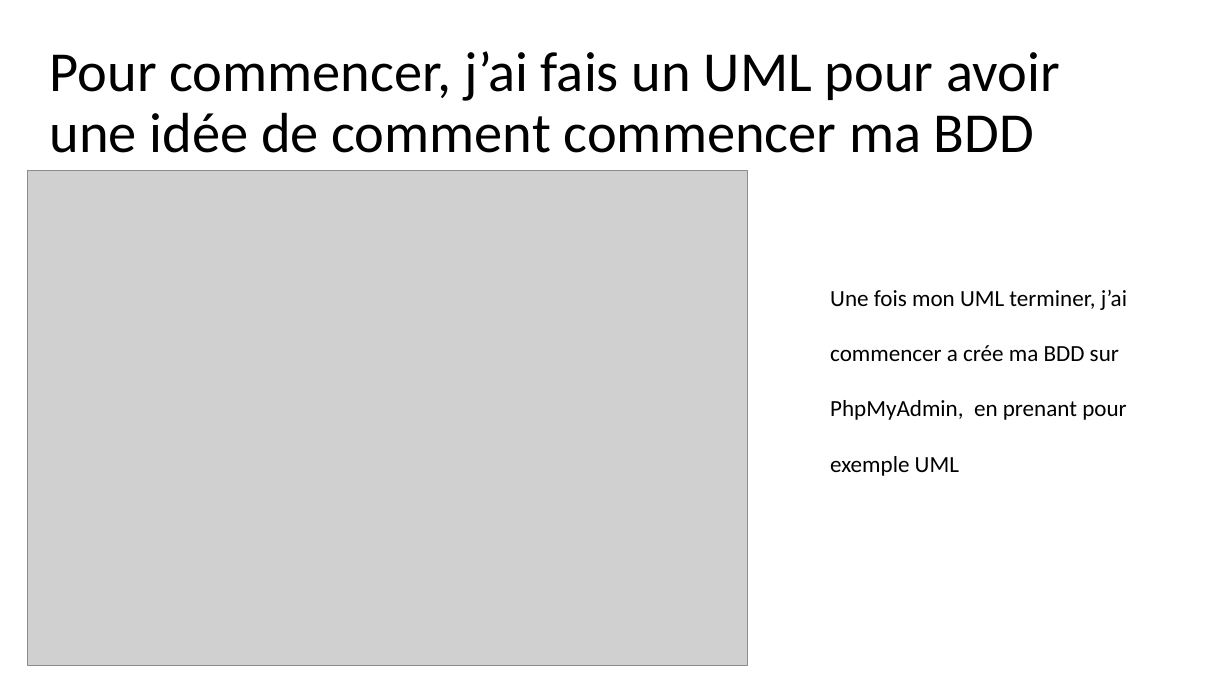
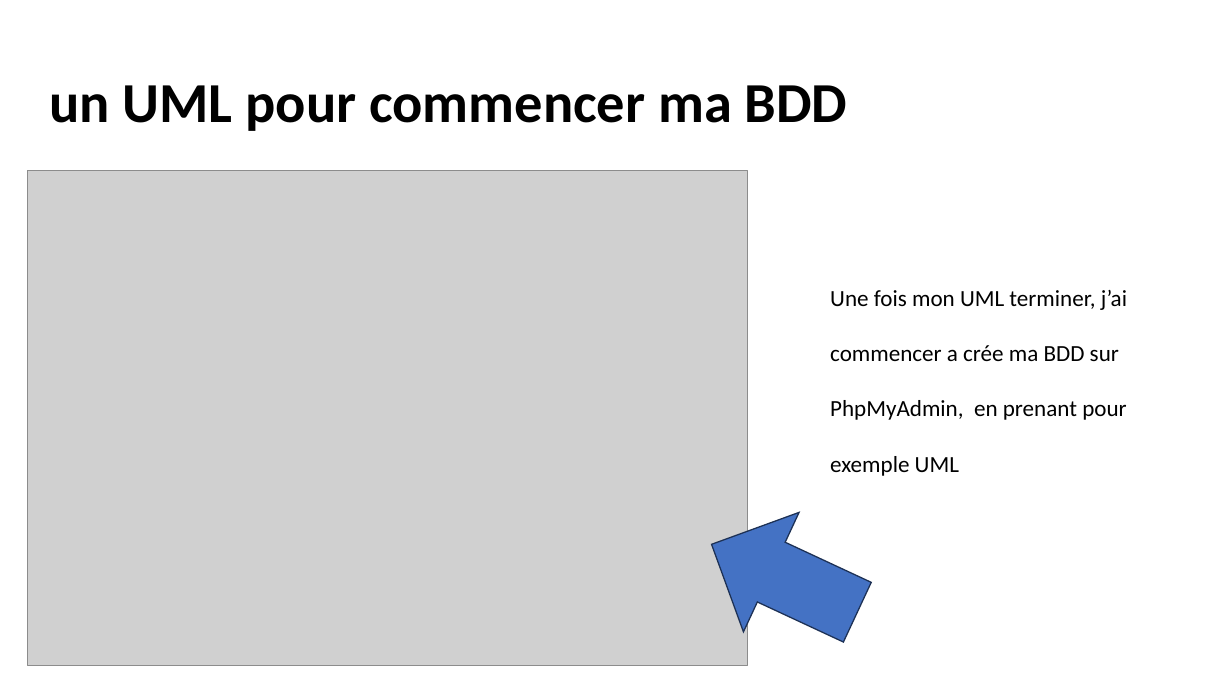
Before and after one commit to yamsmdj/OnePiece, a slide deck: slide 2 of bd/ONE PIECE.pptx. Drawn at 1232x693 pixels with LibreOffice and Linux fonts; fonts in the diff are those of the drawing; grey boxes stand for pictures. Boxes give left, top, right and bottom in pixels: in the first picture for what was removed or moved away, otherwise in the second. Text is boxed around its words. In the diff, an @@ line names an element or a change of style, - is before the commit and + after.

```diff
--- a/bd/ONE PIECE.pptx
+++ b/bd/ONE PIECE.pptx
@@ title at (x1=50, y1=85, x2=848, y2=131): text changed; bold on @@
-Pour commencer, j’ai fais un UML pour avoir une idée de comment commencer ma BDD
+un UML pour commencer ma BDD
@@ down arrow added at (x1=684, y1=485, x2=886, y2=672), fill #4472C4, outline #1E3256 1 pt @@
```
Also in this commit, not shown: 8 other slides changed, 3 other files.
